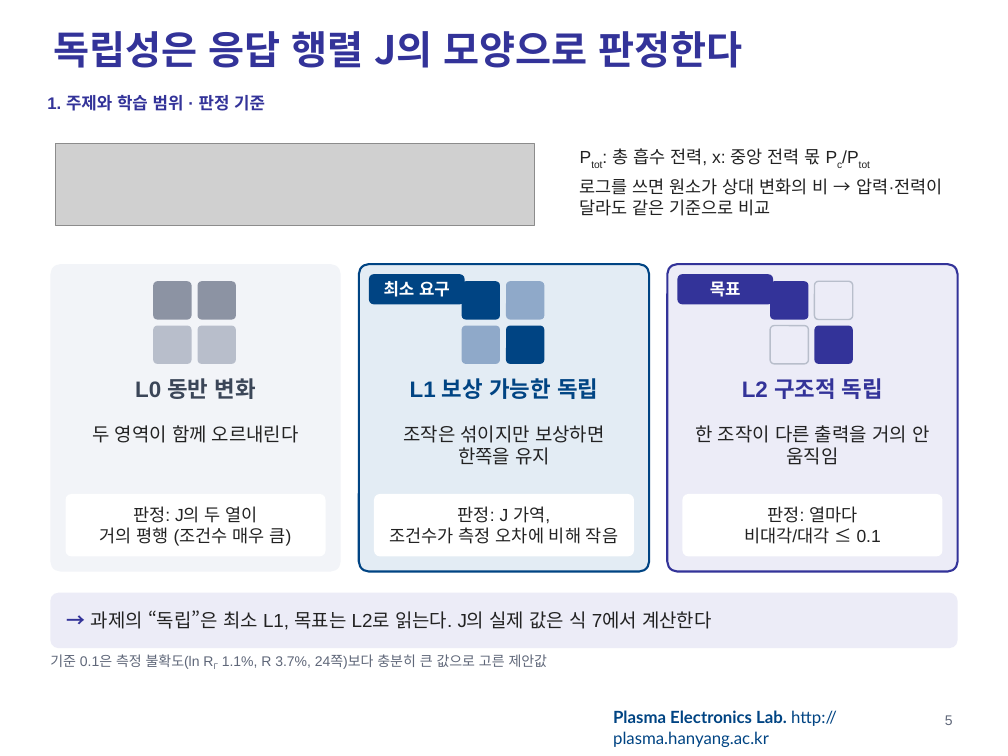
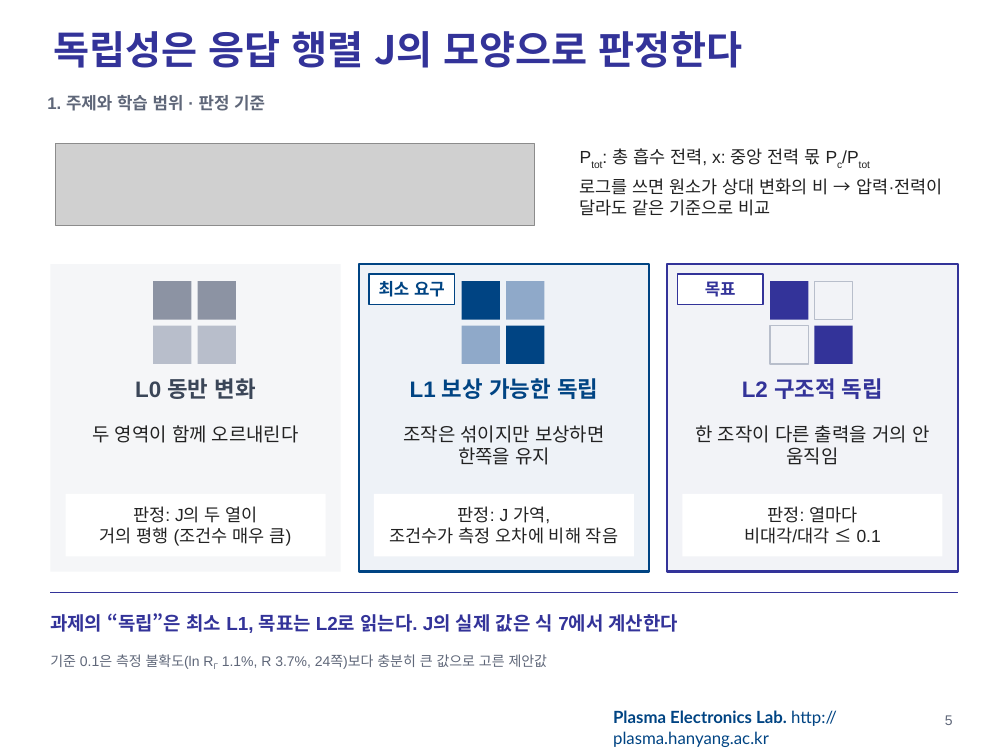
Before and after one commit to garlicjam-pyo/plasma, a slide deck: slide 5 of presentations/1차발표_최종.pptx. Drawn at 1008x756 pixels with LibreOffice and Linux fonts; fonts in the diff are those of the drawing; grey boxes stand for pictures; background and template pictures are left out. Boxes give left, top, right and bottom in pixels: in the first picture for what was removed or moved away, otherwise in the second. Text is boxed around its words. In the diff, an @@ line names an element or a change of style, - is before the commit and + after.

```diff
--- a/presentations/1차발표_최종.pptx
+++ b/presentations/1차발표_최종.pptx
@@ text "1. 주제와 학습 범위 · ..." at bbox=[47, 95, 265, 111]: text colour #333399 to #5F6779 @@
@@ rectangle at bbox=[50, 264, 341, 572]: rounded rectangle to rectangle; fill #F2F4F8 to #F5F6F8 @@
@@ rectangle at bbox=[359, 264, 649, 572]: rounded rectangle to rectangle; fill #E3ECF4 to #EEF2F7 @@
@@ rectangle at bbox=[667, 264, 958, 572]: rounded rectangle to rectangle; fill #ECECF7 to #F2F3F7 @@
@@ rectangle "최소 요구": place and size @@
-rectangle "최소 요구" at bbox=[369, 274, 465, 304]
+rectangle "최소 요구" at bbox=[369, 274, 455, 304]
@@ rectangle "최소 요구" at bbox=[369, 274, 455, 304]: text colour #FFFFFF to #004483; rounded rectangle to rectangle; fill #004483 to #FFFFFF; outline none to #004483 1 pt @@
@@ rectangle "목표": place and size @@
-rectangle "목표" at bbox=[677, 274, 773, 304]
+rectangle "목표" at bbox=[677, 274, 763, 304]
@@ rectangle "목표" at bbox=[677, 274, 763, 304]: text colour #FFFFFF to #333399; rounded rectangle to rectangle; fill #333399 to #FFFFFF; outline none to #333399 1 pt @@
@@ rounded rectangle to rectangle in 9 elements at bbox=[374, 494, 634, 556], bbox=[153, 281, 192, 320], bbox=[198, 281, 236, 320], bbox=[462, 281, 500, 320], bbox=[506, 281, 544, 320], bbox=[506, 326, 544, 364], bbox=[770, 281, 808, 320], bbox=[770, 326, 808, 364], bbox=[814, 326, 853, 364] @@
@@ text "과제의 “독립”은 최소 L1, 목표는 ...": place and size @@
-text "과제의 “독립”은 최소 L1, 목표는 ..." at bbox=[50, 593, 958, 648]
+text "과제의 “독립”은 최소 L1, 목표는 ..." at bbox=[50, 613, 678, 633]
@@ text "과제의 “독립”은 최소 L1, 목표는 ..." at bbox=[50, 613, 678, 633]: fill #ECECF7 to none @@
@@ line added from (50, 593) to (958, 593), #333399 1 pt @@
@@ text at bbox=[50, 613, 678, 633]: text changed; text colour #222222 to #333399; bold on @@
-→ 과제의 “독립”은 최소 L1, 목표는 L2로 읽는다. J의 실제 값은 식 7에서 계산한다
+과제의 “독립”은 최소 L1, 목표는 L2로 읽는다. J의 실제 값은 식 7에서 계산한다
```
Also in this commit, not shown: 39 other slides changed, 3 other files.
